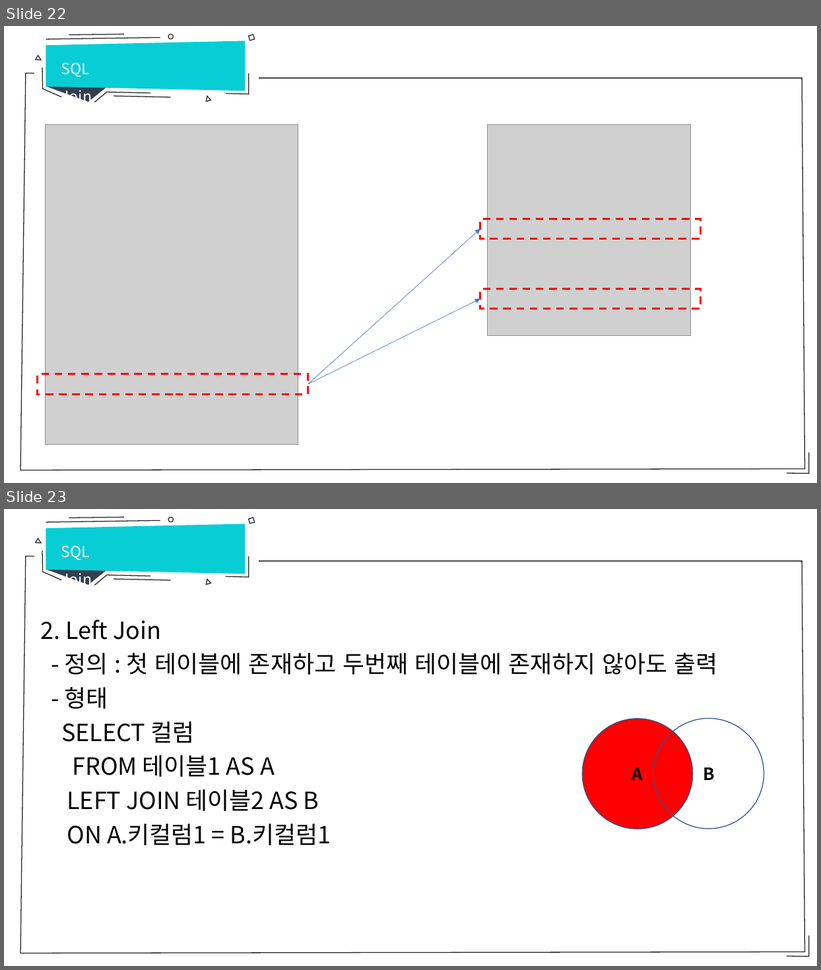
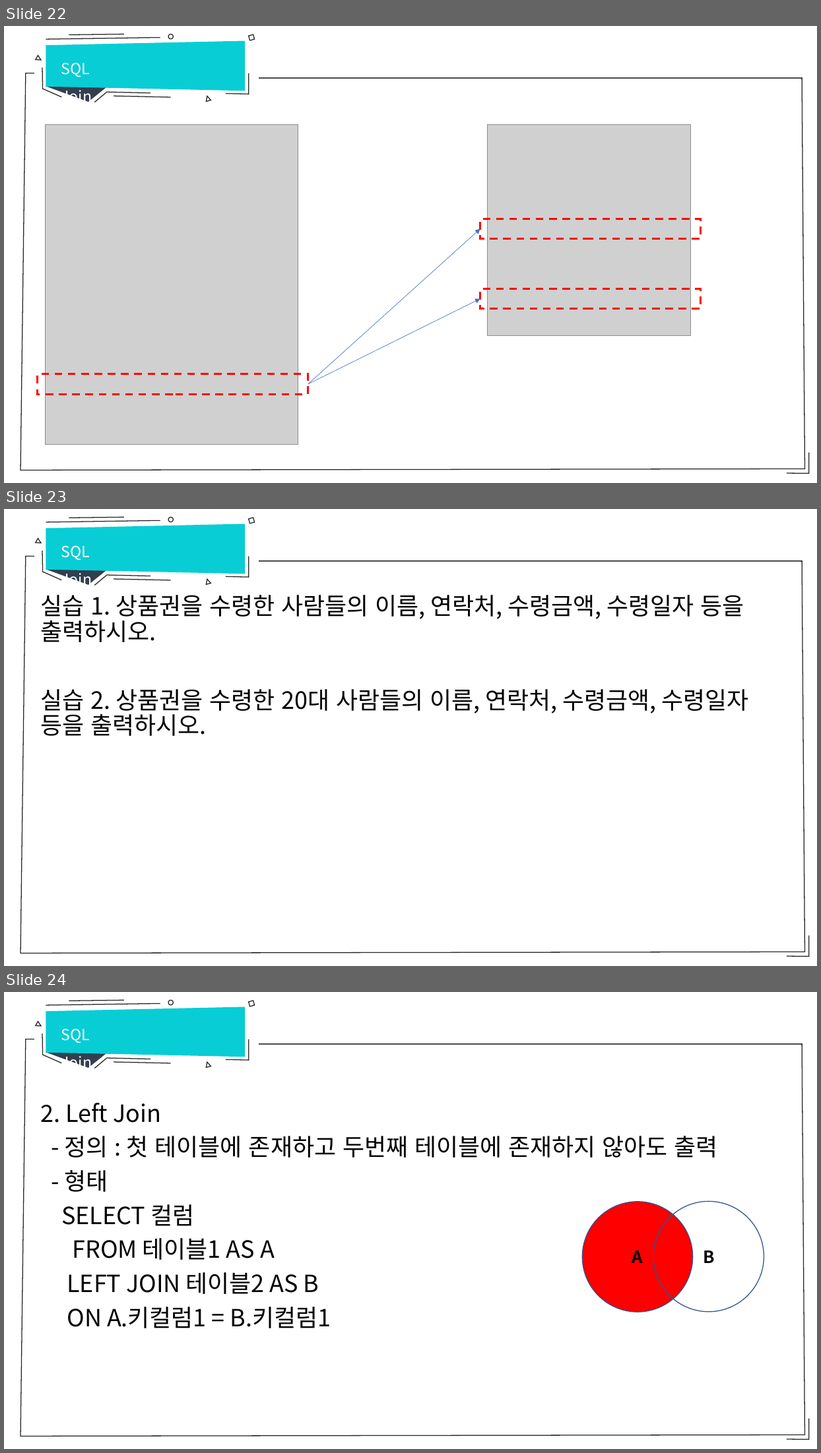
Before and after one commit to sumn-2020/lecture, a slide deck: database/8강 SQL Join.pptx. Shown one above the other, each under a label of ours: slides 22 and 23 before the commit, slides 22, 23 and 24 after it. The pictures are 821x970 and 821x1453 pixels, drawn with LibreOffice and Linux fonts; fonts in the diff are those of the drawing; grey boxes stand for pictures. Boxes give left, top, right and bottom in pixels: in the first picture for what was removed or moved away, otherwise in the second. Text is boxed around its words. In the diff, an @@ line names an element or a change of style, - is before the commit and + after.

```diff
--- a/database/8강 SQL Join.pptx
+++ b/database/8강 SQL Join.pptx
@@ slide 23 added at <box>4,509,817,966</box>, background #FFFFFF; not listed: 14 template elements that a slide beside it also shows @@
@@ text added at <box>61,545,92,588</box>, 18 pt, text #FFFFFF @@
+SQL Join
@@ text added at <box>40,595,749,736</box>, 28 pt, text #000000 @@
+실습 1. 상품권을 수령한 사람들의 이름, 연락처, 수령금액, 수령일자 등을 출력하시오.
+실습 2. 상품권을 수령한 20대 사람들의 이름, 연락처, 수령금액, 수령일자 등을 출력하시오.
@@ what was slide 23 is now slide 24 @@
```
Also in this commit, not shown: 5 other slides added, 4 other files.
